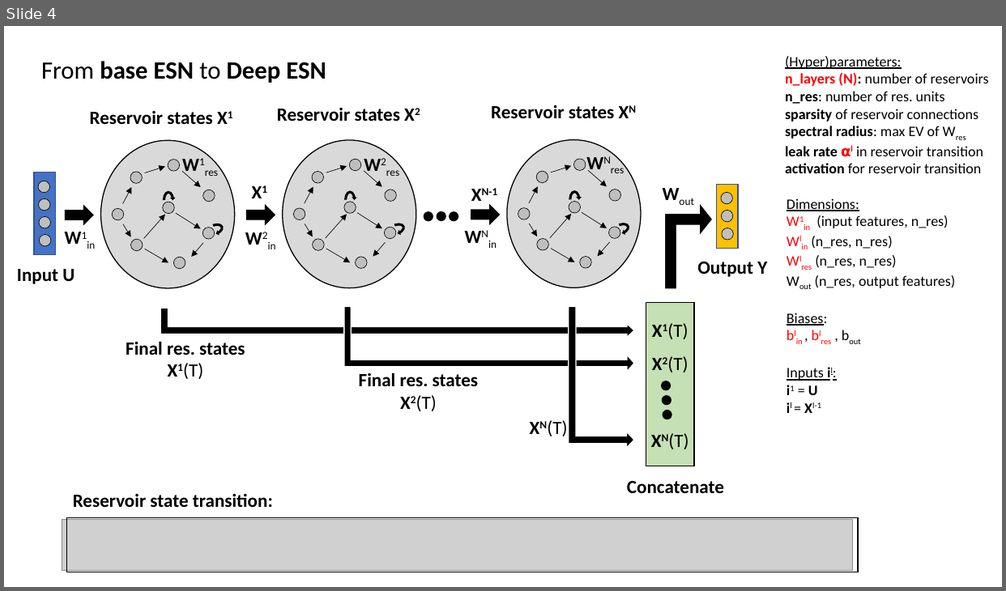
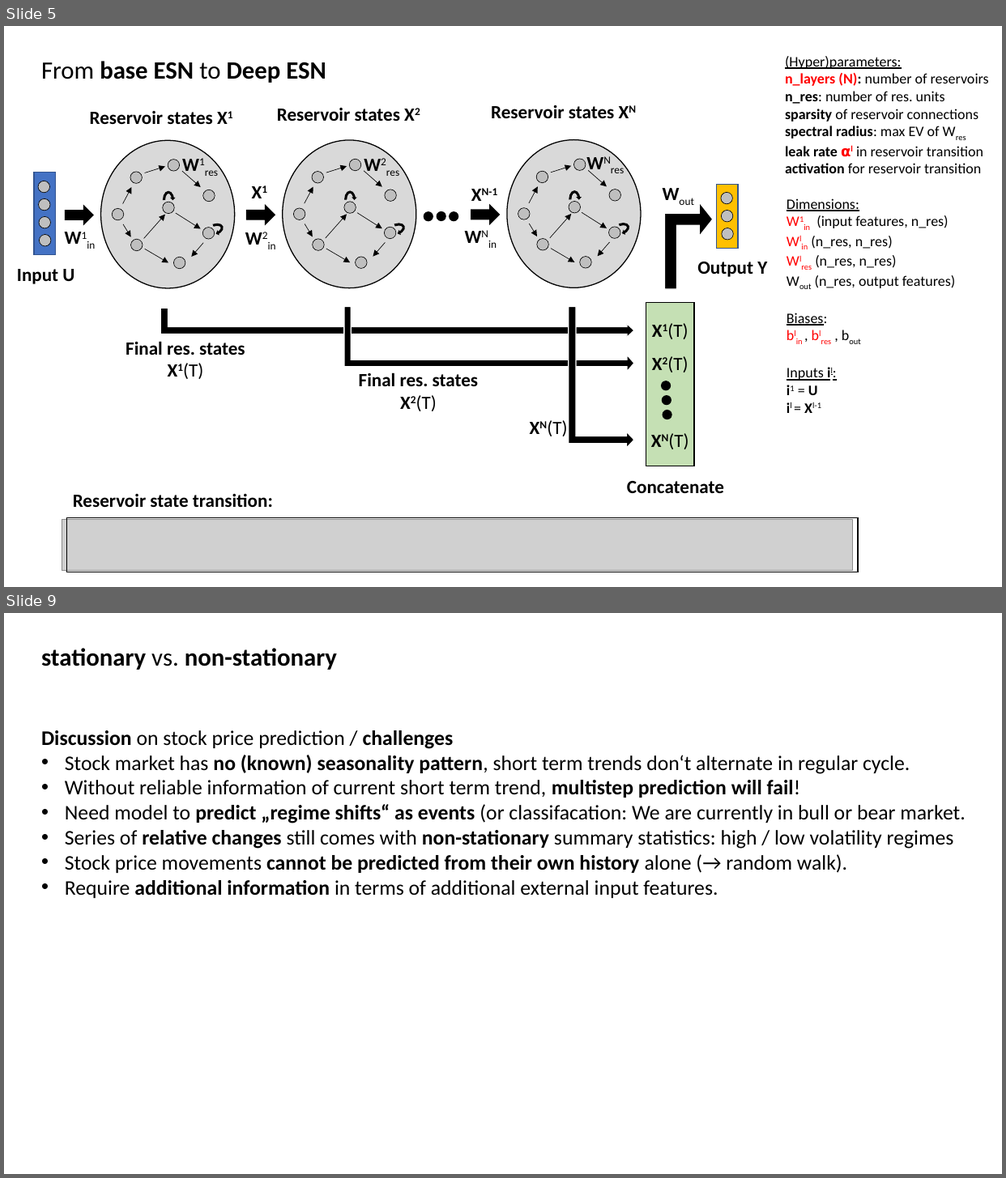
Before and after one commit to MarcoLandtHayen/EchoStateNetworks, a slide deck: ESN_wrapUP_decomposition_and_DeepESNs.pptx. Shown one above the other, each under a label of ours: slide 4 before the commit, slides 5 and 9 after it; the slides between them are not shown. The pictures are 1006x591 and 1006x1178 pixels, drawn with LibreOffice and Linux fonts; fonts in the diff are those of the drawing; grey boxes stand for pictures. Boxes give left, top, right and bottom in pixels: in the first picture for what was removed or moved away, otherwise in the second. Text is boxed around its words. In the diff, an @@ line names an element or a change of style, - is before the commit and + after.

Commit message:
continued to wrap up findings on timeseries decompmosition and DeepESN models

```diff
--- a/ESN_wrapUP_decomposition_and_DeepESNs.pptx
+++ b/ESN_wrapUP_decomposition_and_DeepESNs.pptx
@@ slide 9 added at [4,613,1002,1174], background #FFFFFF @@
@@ text added at [41,648,337,670], 24 pt, text #000000, bold @@
+stationary vs. non-stationary
@@ text added at [41,730,965,898], 20 pt, text #000000 @@
+Discussion on stock price prediction / challenges
+• Stock market has no (known) seasonality pattern, short term trends don‘t alternate in regular cycle.
+• Without reliable information of current short term trend, multistep prediction will fail!
+• Need model to predict „regime shifts“ as events (or classifacation: We are currently in bull or bear market.
+• Series of relative changes still comes with non-stationary summary statistics: high / low volatility regimes
+• Stock price movements cannot be predicted from their own history alone (→ random walk).
+• Require additional information in terms of additional external input features.
@@ what was slide 4 is now slide 5 @@
```
Also in this commit, not shown: 1 slide changed, 4 other slides added, 2 other files.
